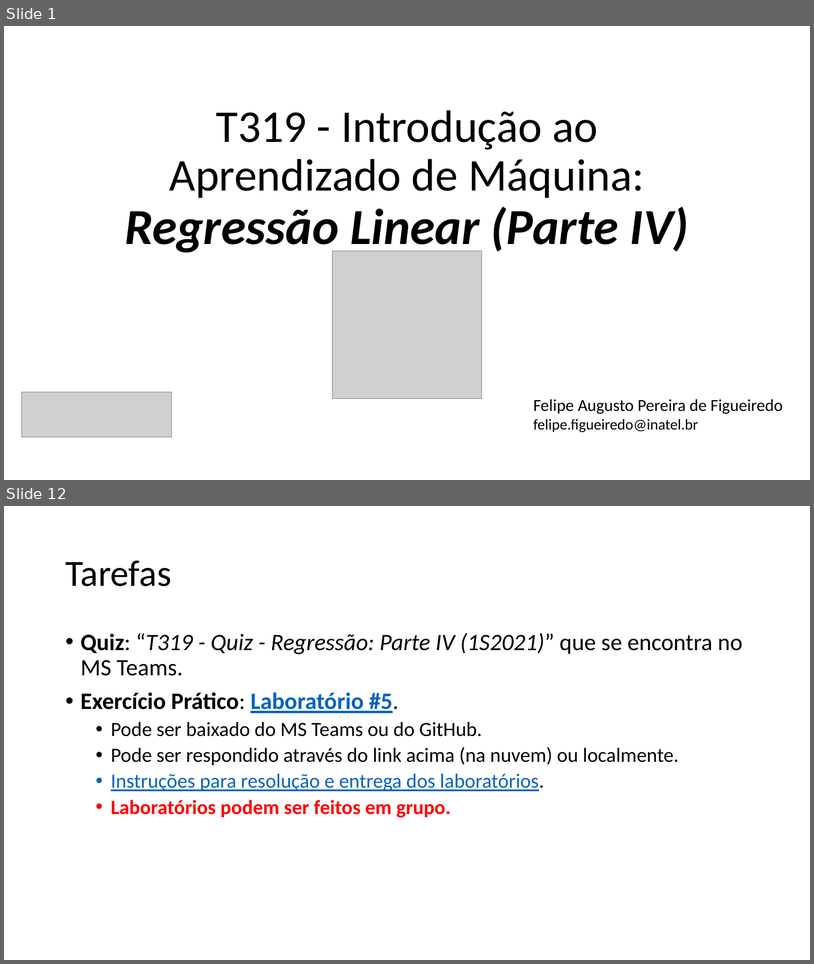
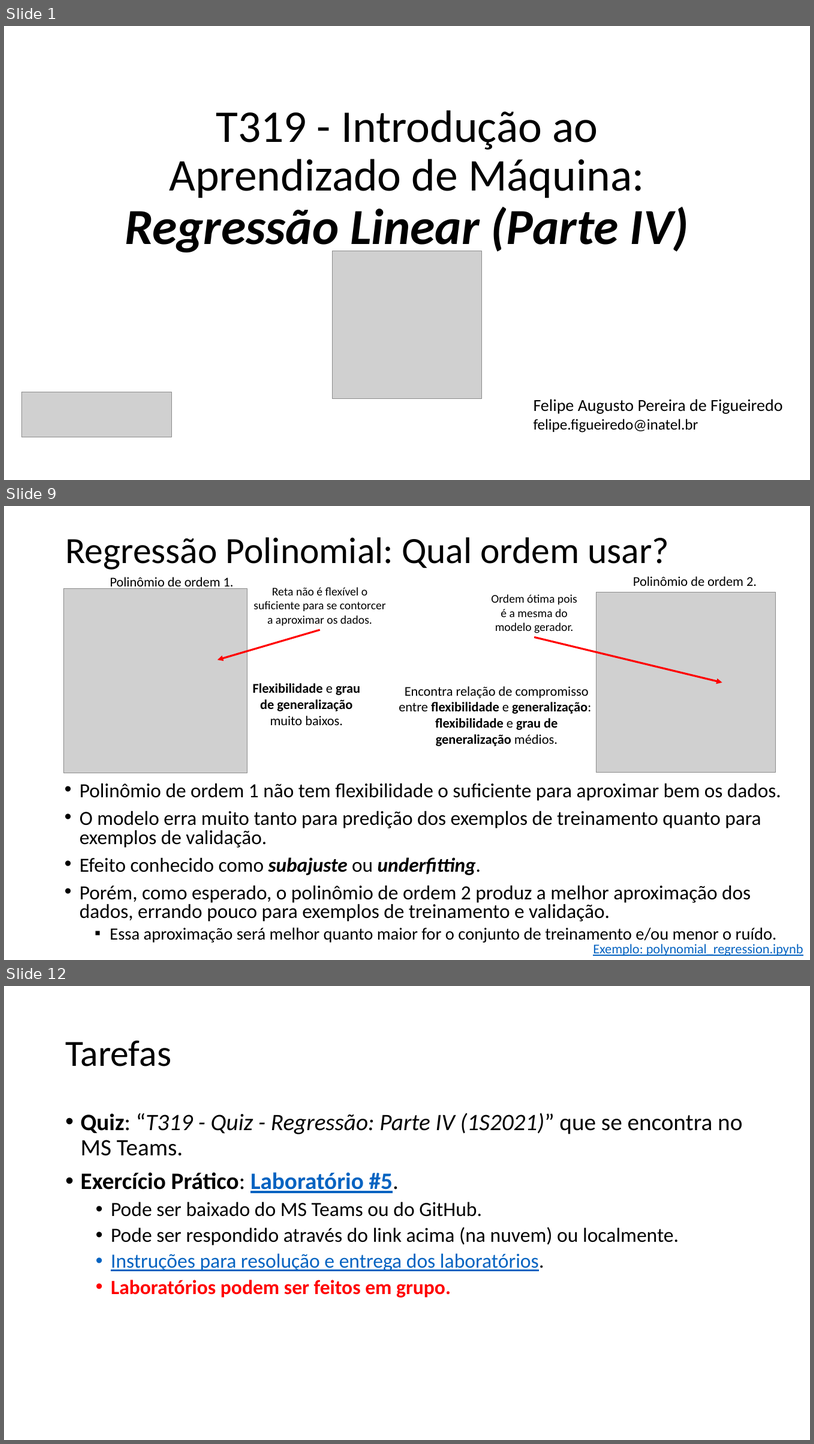
Before and after one commit to zz4fap/t319_aprendizado_de_maquina, a slide deck: slides/T319_Regressão_Linear (Parte IV).pptx. Shown one above the other, each under a label of ours: slides 1 and 12 before the commit, slides 1, 9 and 12 after it; the slides between them are not shown. The pictures are 814x964 and 814x1444 pixels, drawn with LibreOffice and Linux fonts; fonts in the diff are those of the drawing; grey boxes stand for pictures. Boxes give left, top, right and bottom in pixels: in the first picture for what was removed or moved away, otherwise in the second. Text is boxed around its words. In the diff, an @@ line names an element or a change of style, - is before the commit and + after.

```diff
--- a/slides/T319_Regressão_Linear (Parte IV).pptx
+++ b/slides/T319_Regressão_Linear (Parte IV).pptx
@@ slide 9 added at [4,506,810,960], background #FFFFFF @@
@@ title added at [65,537,669,570], 44 pt, text #000000 @@
+Regressão Polinomial: Qual ordem usar?
@@ text added at [110,577,234,591], 16 pt, text #000000 @@
+Polinômio de ordem 1.
@@ text added at [633,576,757,586], 16 pt, text #000000 @@
+Polinômio de ordem 2.
@@ picture added at [64,588,248,773] @@
@@ text added at [254,587,386,625], 14 pt, text #000000 @@
+Reta não é flexível o suficiente para se contorcer a aproximar os dados.
@@ text added at [491,594,578,633], 14 pt, text #000000 @@
+Ordem ótima pois é a mesma do modelo gerador.
@@ picture added at [597,592,777,773] @@
@@ arrow added from (320, 630) to (218, 660), #FF0000 2.25 pt @@
@@ arrow added from (534, 637) to (723, 682), #FF0000 2.25 pt @@
@@ text added at [253,683,360,725], 16 pt, text #000000, bold @@
+Flexibilidade e grau de generalização muito baixos.
@@ text added at [399,686,591,746], 16 pt, text #000000, bold @@
+Encontra relação de compromisso entre flexibilidade e generalização:
+flexibilidade e grau de generalização médios.
@@ text added at [80,783,782,942], 23.8 pt, text #000000 @@
+• Polinômio de ordem 1 não tem flexibilidade o suficiente para aproximar bem os dados.
+• O modelo erra muito tanto para predição dos exemplos de treinamento quanto para exemplos de validação.
+• Efeito conhecido como subajuste ou underfitting.
+• Porém, como esperado, o polinômio de ordem 2 produz a melhor aproximação dos dados, errando pouco para exemplos de treinamento e validação.
+  ▪ Essa aproximação será melhor quanto maior for o conjunto de treinamento e/ou menor o ruído.
@@ text added at [593,943,804,955], 16 pt, text #0563C1, underline @@
+Exemplo: polynomial_regression.ipynb
```
Also in this commit, not shown: 3 slides changed, 6 other slides added, 7 slides removed, 41 other files.
